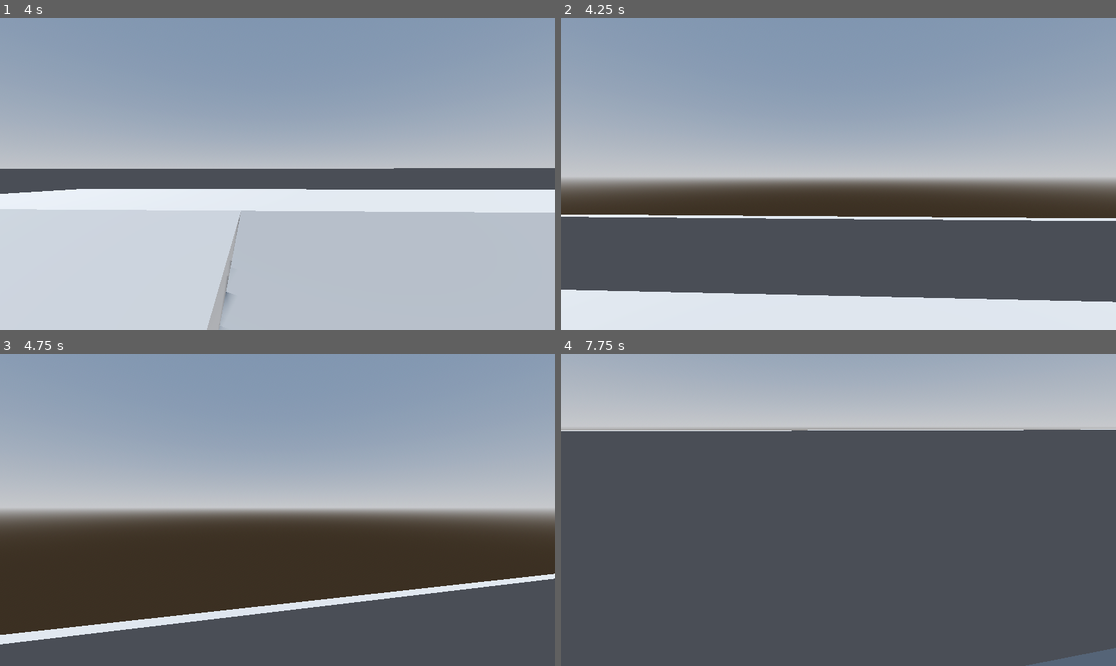
Above: before the commit, frames 1-4 (two rows, left to right).
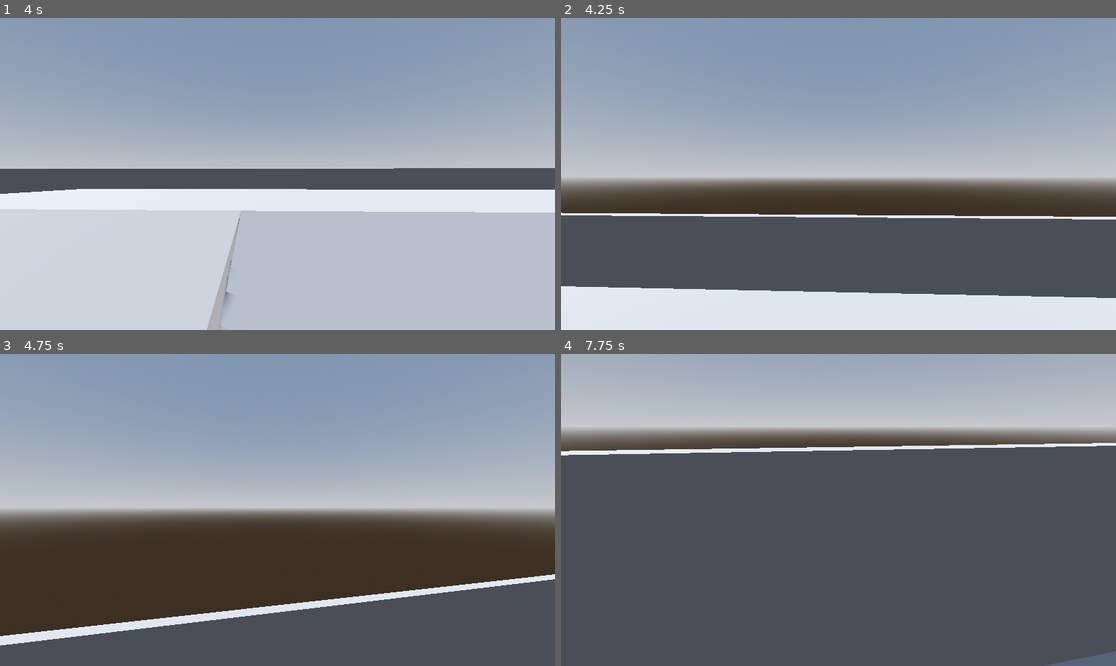
Above: after the commit, the same moments.

Repository: Maurehago/godot-42
Game: Godot game, scene res://script_test/player_first_person.tscn
Same seed, same stepped clock (60 frames per second), same inputs: the game is played once before the commit and once after it. The project has no main scene, so this scene is started directly.
Inputs (mouse positions are in pixels of both pictures, inside the frame that each line leads up to):
- Up to frame 1 (4 s): tap Enter (ui_accept) at 0.5, 2, 2.75 s; move the mouse to (271, 180) at 0.52 s; hold W (move_foreward) 0.53-1.28 s; hold Up (ui_up) 0.53-2.03 s; tap Space (move_jump) at 0.77, 1.52, 3.02, 3.77 s; move the mouse to (316, 177) at 1.27 s; tap Tab (switchmode) at 1.35, 2.85 s; move the mouse to (111, 127) at 2.02 s; hold W (move_foreward) 2.03-2.78 s; hold A (move_left) 2.03-3.53 s; move the mouse to (305, 174) at 2.77 s; move the mouse to (255, 167) at 3.52 s; hold Up (ui_up) from 3.53 s (still down); hold W (move_foreward) from 3.53 s (still down)
- Up to frame 2 (4.25 s): keep holding Up (ui_up); keep holding W (move_foreward)
- Up to frame 3 (4.75 s): keep holding Up (ui_up); move the mouse to (305, 510) at 4.27 s; release W (move_foreward) at 4.28 s; tap Tab (switchmode) at 4.35 s; tap Space (move_jump) at 4.52 s
- Up to frame 4 (7.75 s): move the mouse to (727, 525) at 5.02 s; hold W (move_foreward) 5.03-5.78 s; tap Enter (ui_accept) at 5.75 s; move the mouse to (894, 441) at 5.77 s; release Up (ui_up) at 5.78 s; hold D (move_right) 5.78-6.53 s; tap Tab (switchmode) at 5.85, 7.35 s; tap Space (move_jump) at 6.02, 6.77, 7.52 s; move the mouse to (832, 516) at 6.52 s; hold W (move_foreward) 6.53-7.28 s; hold Up (ui_up) from 6.53 s (still down); move the mouse to (877, 513) at 7.27 s

Frame 1 is identical in both runs. In frame 2, 2.2% of the frame differs, in the area x 0-100%, y 62-92%; in frame 3, 0.5%; in frame 4, 5.4%, in the area x 0-100%, y 24-100%.

Commit message:
Aenderungen von ARez eingepflegt

Diff:
--- a/script_test/player_first_person.tscn
+++ b/script_test/player_first_person.tscn
@@ -48,6 +48,7 @@
 [node name="CharacterBody3D" type="CharacterBody3D" parent="."]
 transform = Transform3D(1, 0, 0, 0, 1, 0, 0, 0, 1, 0, 0.394456, 0)
 script = ExtResource("2_mkenq")
+num_step_ray_directions = 5
 
 [node name="CollisionShape3D" type="CollisionShape3D" parent="CharacterBody3D"]
 transform = Transform3D(1, 0, 0, 0, 1, 0, 0, 0, 1, 0, 0.900239, 0)
